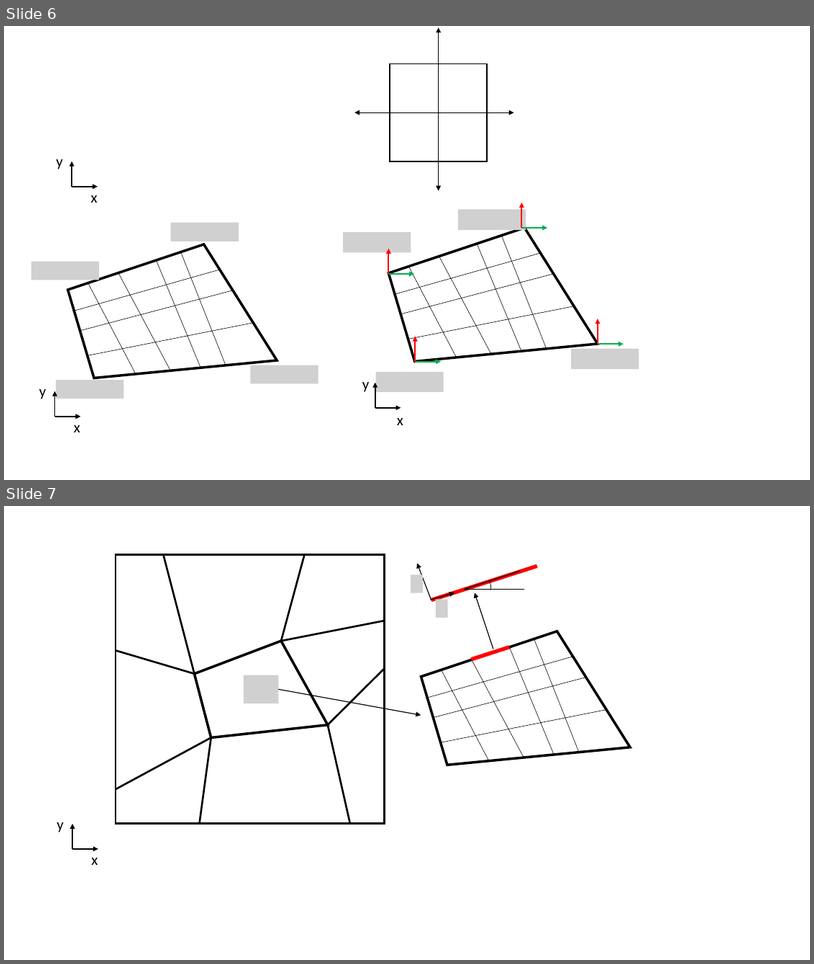
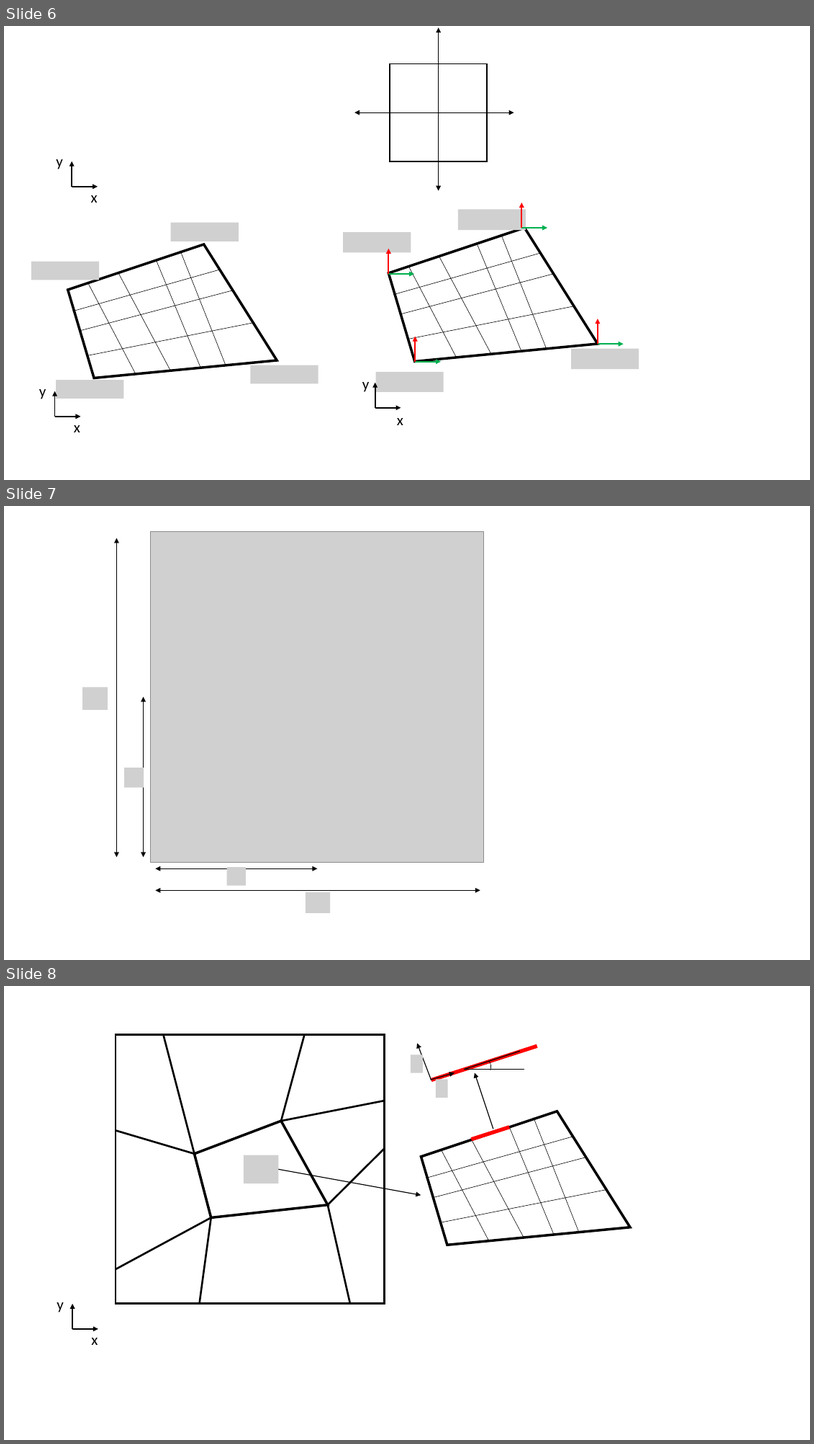
Before and after one commit to mtsodf/TeseMestrado, a slide deck: Outros/MestradoFiguras.pptx. Shown one above the other, each under a label of ours: slides 6 and 7 before the commit, slides 6, 7 and 8 after it. The pictures are 814x964 and 814x1444 pixels, drawn with LibreOffice and Linux fonts; fonts in the diff are those of the drawing; grey boxes stand for pictures; background and template pictures are left out. Boxes give left, top, right and bottom in pixels: in the first picture for what was removed or moved away, otherwise in the second. Text is boxed around its words. In the diff, an @@ line names an element or a change of style, - is before the commit and + after.

```diff
--- a/Outros/MestradoFiguras.pptx
+++ b/Outros/MestradoFiguras.pptx
@@ slide 7 added at <box>4,506,810,960</box>, background #FFFFFF @@
@@ double arrow added from (116, 538) to (116, 857), #000000 0.5 pt @@
@@ picture added at <box>151,531,484,862</box> @@
@@ picture added at <box>82,687,108,709</box> @@
@@ double arrow added from (143, 697) to (143, 857), #000000 0.5 pt @@
@@ picture added at <box>124,767,144,788</box> @@
@@ double arrow added from (155, 868) to (317, 868), #000000 0.5 pt @@
@@ picture added at <box>227,867,246,885</box> @@
@@ double arrow added from (155, 890) to (481, 890), #000000 0.5 pt @@
@@ picture added at <box>306,892,331,913</box> @@
@@ what was slide 7 is now slide 8 @@
```
Also in this commit, not shown: 1 other file.
